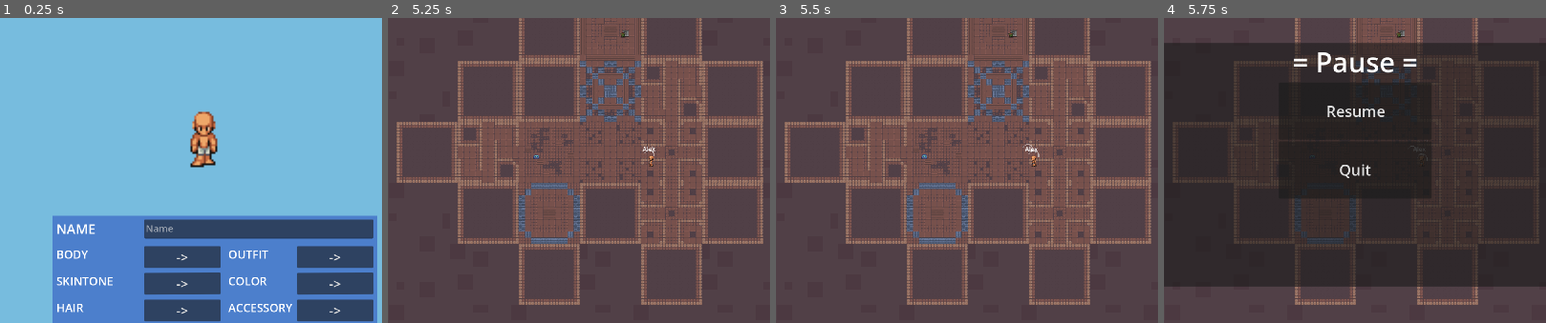
Above: before the commit, frames 1-4 (left to right).
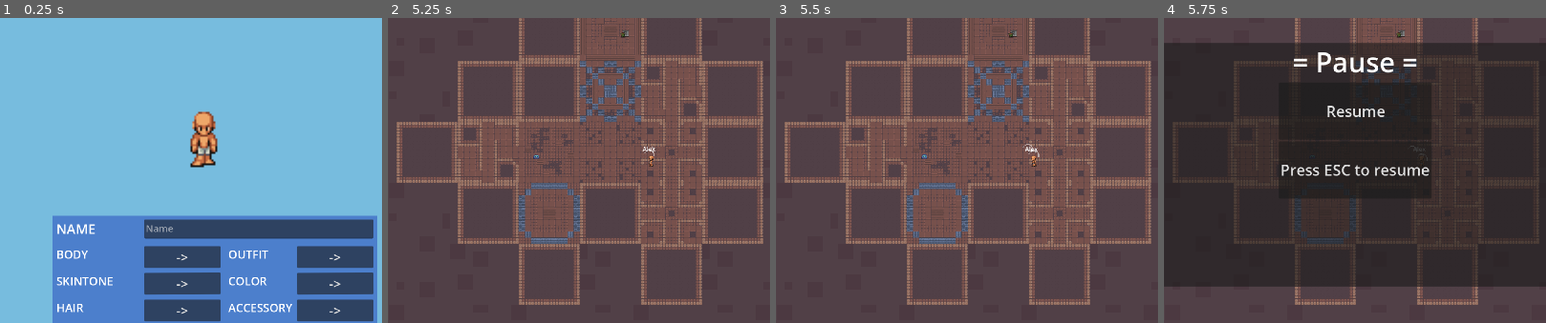
Above: after the commit, the same moments.

Repository: jaxonavena/Calamity
Game: Godot game, scene res://scenes/Character_Creator.tscn
Same seed, same stepped clock (60 frames per second), same inputs: the game is played once before the commit and once after it.
Inputs (mouse positions are % of the whole screen's width and height, from its top left):
- Up to frame 1 (0.25 s): no input
- Up to frame 2 (5.25 s): click (59, 68) at 0.52 s; type "Alex" at 0.6 s; click "CONFIRM" at 1.25 s; tap Enter at 2, 4.25 s; move the mouse to (72, 45) at 2.02 s; hold Right (ui_right) 2.03-2.78 s; tap Shift (dash) at 2.1, 3.05, 3.6, 4.55 s; tap Space (attack) at 2.75, 2.85, 5 s; move the mouse to (30, 55) at 2.77 s; hold Down (ui_down) 2.78-3.53 s; move the mouse to (60, 28) at 3.52 s; hold Right (ui_right) 3.53-4.28 s; move the mouse to (45, 70) at 4.27 s; hold Up (ui_up) 4.28-5.03 s; click (45, 70) at 4.35 s; move the mouse to (80, 65) at 5.02 s; hold Left (ui_left) from 5.03 s (still down); hold Tab (switch_weapon) from 5.03 s (still down)
- Up to frame 3 (5.5 s): keep holding Left (ui_left); keep holding Tab (switch_weapon); tap Shift (dash) at 5.3 s
- Up to frame 4 (5.75 s): keep holding Left (ui_left); keep holding Tab (switch_weapon); tap Escape (pause) at 5.65 s
The pictures show only the part of the screen within x 25-75%, y 33-83%; the shares and areas given below are measured in that part.

Frames 1-3 are identical in both runs. In frame 4, 0.7% of the frame differs, in the area x 30-70%, y 47-53%.

Commit message:
added comments

Diff:
--- a/calamity-godotproject/scenes/dungeon_generator.tscn
+++ b/calamity-godotproject/scenes/dungeon_generator.tscn
@@ -116,6 +116,7 @@
 text = "Ammo:"
 
 [node name="DashAbility" type="Label" parent="CanvasLayer/StatDisplay"]
+layout_mode = 0
 offset_left = 67.0
 offset_top = 425.0
 offset_right = 340.0
--- a/calamity-godotproject/scenes/pause_menu.tscn
+++ b/calamity-godotproject/scenes/pause_menu.tscn
@@ -66,7 +66,7 @@
 layout_mode = 2
 size_flags_horizontal = 4
 theme = SubResource("Theme_q7sjm")
-text = "Quit"
+text = "Press ESC to resume"
 
 [connection signal="pressed" from="Panel/VBoxContainer/Resume" to="." method="_on_resume_pressed"]
 [connection signal="pressed" from="Panel/VBoxContainer/Quit" to="." method="_on_quit_pressed"]
--- a/calamity-godotproject/scenes/player.tscn
+++ b/calamity-godotproject/scenes/player.tscn
@@ -1040,7 +1040,6 @@
 stream = ExtResource("9_fhiyt")
 
 [node name="Dashduration" type="Timer" parent="."]
-wait_time = 2.0
 
 [node name="DashCooldown" type="Timer" parent="."]
 wait_time = 10.0
--- a/calamity-godotproject/scripts/pause_menu.gd
+++ b/calamity-godotproject/scripts/pause_menu.gd
@@ -1,3 +1,25 @@
+## Name of code artifact
+##  pause menu
+##Brief description of what the code does
+##  A pause menu to implement a pausing ability mid game
+##Programmer’s name
+## Pete Junge
+##Date the code was created
+##  October 6thst 2024
+##Dates the code was revised
+## continuously being revised
+##Brief description of each revision & author
+## Pete junge added the whole scene
+##Preconditions
+##Acceptable and unacceptable input values or types, and their meanings
+#inputs: ESC key clicked to open and close the pause menu
+##Postconditions
+##Return values or types, and their meanings
+## None
+##Error and exception condition values or types that can occur, and their meanings
+## none
+##Side effects
+## opens pause menu
 extends Control
 
 func _on_quit_pressed() -> void:
--- a/calamity-godotproject/scripts/player.gd
+++ b/calamity-godotproject/scripts/player.gd
@@ -91,8 +91,9 @@
 	attack_area.hide()
 
 func _physics_process(delta):
-	if !global_script.pause_game:
+	if !global_script.pause_game: #check if game is paused
 		if Input.is_action_just_pressed("dash") and global_script.dash_available:
+			#if user uses the dash ability
 			dash()
 		player_movement()
 		enemy_attack()
@@ -181,10 +182,11 @@
 	pass
 
 func dash():
+	#dash ability
 	speed = speed*4
-	$Dashduration.start()
-	$DashCooldown.start()
-	global_script.dash_available = false
+	$Dashduration.start()# time for dash length
+	$DashCooldown.start() #time for dash cooldown
+	global_script.dash_available = false #cant dash until cooldown is finished
 
 func _on_player_hitbox_body_entered(body):
 	if body.has_method("enemy"):
@@ -264,6 +266,7 @@
 		#$WeaponSwitchSound.play()
 
 func initialize_player():
+	#set all the customized character elements
 	body.texture = global_script.bodies_collection[global_script.selected_body]
 	body.modulate = global_script.selected_body_color
 
@@ -279,12 +282,8 @@
 	name_label.text =  global_script.player_name
 
 
-
-
 func _on_dashduration_timeout() -> void:
-	speed = 120
-
-
+	speed = 120 #set speed back to normal
 
 func _on_dash_cooldown_timeout() -> void:
-	global_script.dash_available = true
+	global_script.dash_available = true # dash becomes able again
